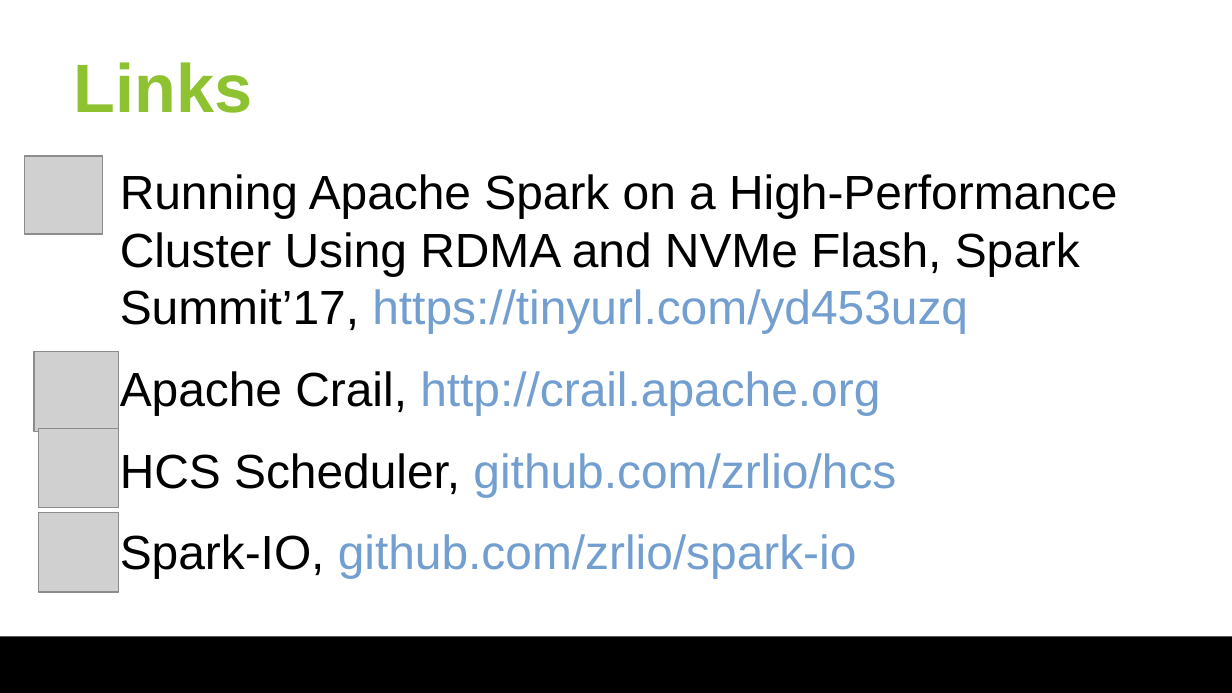
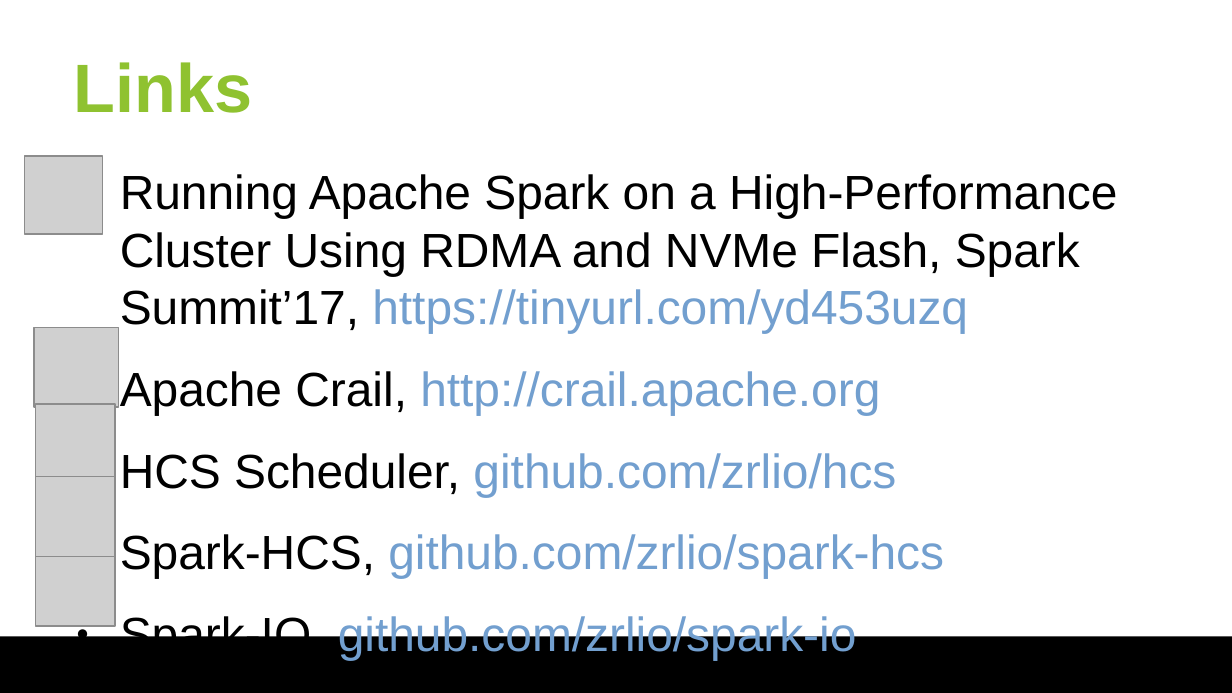
Before and after one commit to huangyibo/spark-summit-18, a slide deck: slide 44 of slides/spark-summit-18.odp. Drawn at 1232x693 pixels with LibreOffice and Linux fonts; fonts in the diff are those of the drawing; grey boxes stand for pictures; background and template pictures are left out. Boxes give left, top, right and bottom in pixels: in the first picture for what was removed or moved away, otherwise in the second. Text is boxed around its words. In the diff, an @@ line names an element or a change of style, - is before the commit and + after.

Commit message:
slides

```diff
--- a/slides/spark-summit-18.odp
+++ b/slides/spark-summit-18.odp
@@ picture: place and size @@
-picture at bbox=[34, 351, 120, 431]
+picture at bbox=[34, 328, 120, 408]
@@ picture: place and size @@
-picture at bbox=[38, 429, 118, 509]
+picture at bbox=[36, 404, 116, 484]
@@ picture added at bbox=[36, 477, 116, 557] @@
@@ text at bbox=[120, 534, 944, 579]: paragraph added @@
+● Spark-HCS, github.com/zrlio/spark-hcs
@@ picture: place and size @@
-picture at bbox=[39, 513, 120, 593]
+picture at bbox=[36, 547, 116, 627]
```
Also in this commit, not shown: 1 other file.
